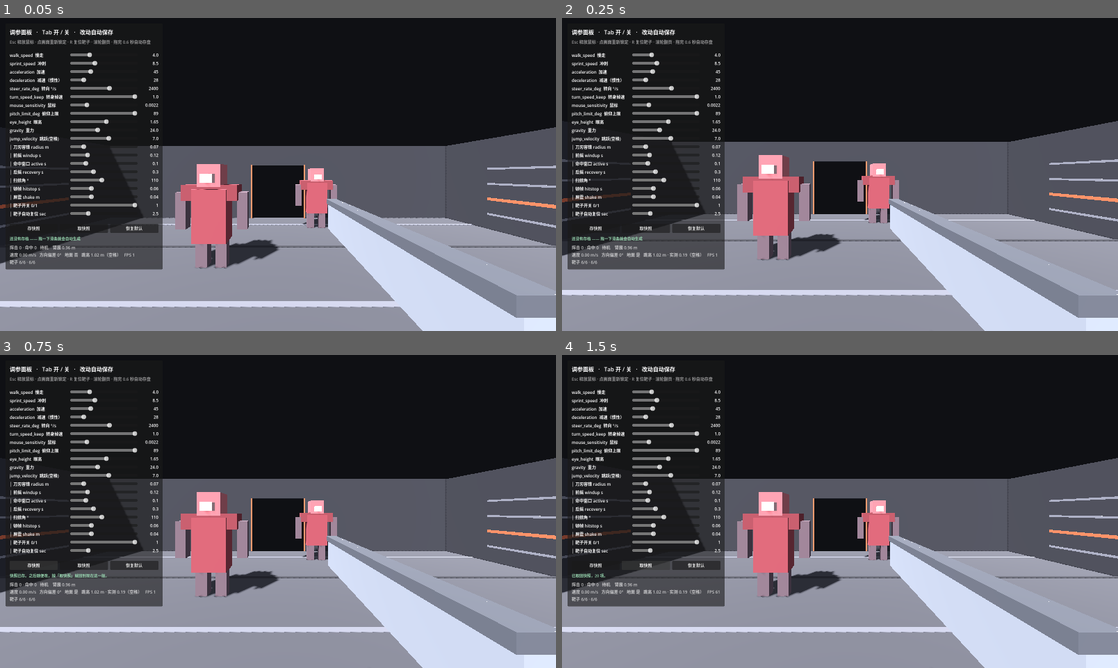
Above: before the commit, frames 1-4 (two rows, left to right).
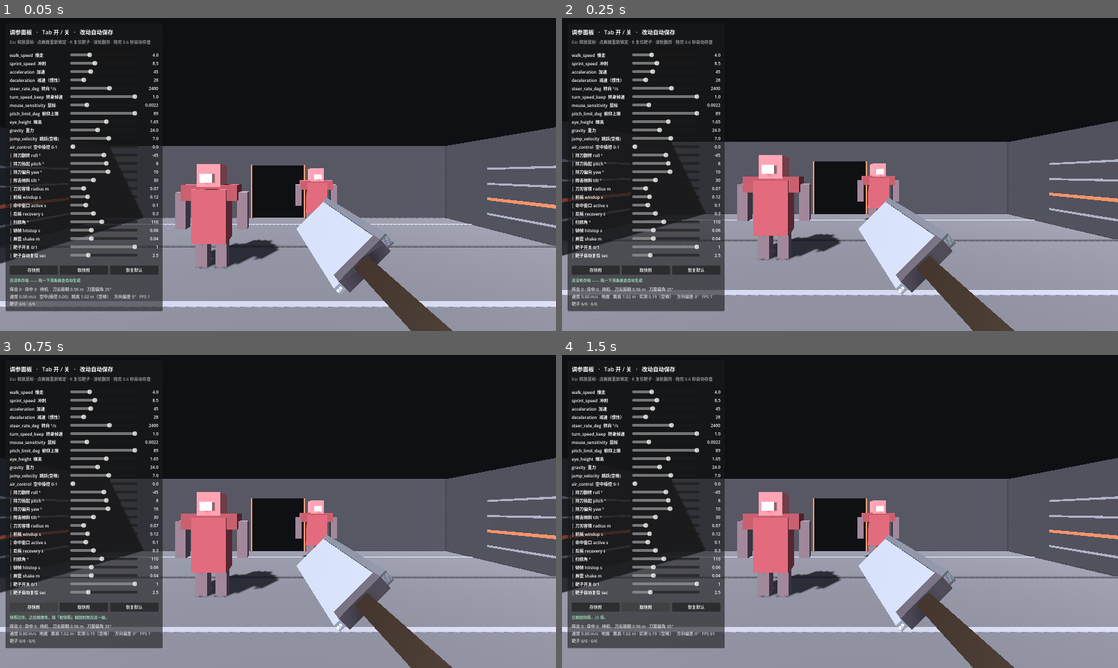
Above: after the commit, the same moments.

Repository: xMagElonx/pigman
Game: Godot game, scene res://scenes/main.tscn
Two runs of this game, one before a commit and one after it. Both use one fixed random seed, a clock stepped at 60 frames per second and the inputs below.
Inputs:
- Up to frame 1 (0.05 s): no input
- Up to frame 2 (0.25 s): no input
- Up to frame 3 (0.75 s): click "存快照" at 0.5 s
- Up to frame 4 (1.5 s): click "取快照" at 1.25 s

The runs differ from the first frame. In frame 1, 14% of the frame differs, in the area x 1-100%, y 40-100%; in frame 2, 14%; in frame 3, 14%; in frame 4, 14%.

Commit message:
屠刀重建 + 挥击加下压分量与肩轴 + 空中惯性
三条实机反馈，逐条定位根因：

1) 武器不像屠刀
   - 主因：长高比 4.8:1（0.80×0.165）→ 改成 1.82:1（0.40×0.22×0.032）
   - 次因：手腕只在眼前 0.12 m，刀像从脸上长出来 → 手腕前移到眼前约 0.42 m
   - 配套：新增持刀姿态 hold_roll/pitch/yaw（默认 -45/8/10°）。
     前两项会让刀面偏角从 40.3° 恶化到 61.8°，roll 把它拉回 34.5°。

2) 挥砍只有左右砍、动作怪
   - 根因 A：_swing_angle() 只有 yaw，刀永远在一个水平面里扫。
     → 新增 swing_tilt_deg（默认 30），pitch 与 yaw 共用同一归一化进度。
   - 根因 B：旋转中心挂在手腕上 → 刀绕手腕原地翻。
     → 节点拆成 Swing(肩膀)/Pivot(手腕) 两级；旋转施加在肩膀。
   实测：有效窗口刀尖 1.887 → 0.950 m，落差 0.937 m。

3) 空中还能自由移动（喷气背包）
   - 根因：地面与空中用同一套操控规则。
   - 新增 air_control（默认 0.0），同时缩放空中加速与转向；
     空中无摩擦、不掉速（刻意，避免松手急刹车成镜像版喷气背包）。

新增读数：刀尖距眼 / 刀面偏角 / 地面-空中状态。
新增滑条：hold_roll_deg, hold_pitch_deg, hold_yaw_deg, swing_tilt_deg, air_control（共 25 根）。

验证：自检 10 项全过（比例 1.82 / 刀面 34.5° / 落差 0.937m /
air_control=0 转向 0.00° 且速度 4.533→4.533 / 对照组转向 90° /
一次挥击命中 +1）；headless 600 帧零错误；自检脚本与脚手架已清理。

Diff:
--- a/scripts/main.gd
+++ b/scripts/main.gd
@@ -57,31 +57,38 @@
 ## ⚠️ M3 的真敌人要设为 0 —— 敌人不该复活。
 @export var dummy_auto_respawn := 2.5
 
-# ── 刀的身材。只在这里写一次，模型和碰撞箱都从它来。──────────────
+# ── 屠刀的身材。只在这里写一次，模型和碰撞箱都从它来。──────────────
 # 改这里 = 同时改模型和命中范围，永远不会出现「看着更长、判定更短」。
 #
-# ── 2026-10-14 晚：换成屠刀（cleaver）原型 ───────────────────────
-# 从「细长的直刀」（0.085 厚 × 0.028 宽 × 1.15 长）改成「短、宽、厚背的屠刀」。
-# 三处形状差异，每一处都有理由：
+# ⚠️ 2026-10-14 的第二版换型。第一版没做成屠刀，原因很具体：
 #
-#   ① **刀身平面竖起来了** —— 现在是 x=刀厚（左右 4 cm）/ y=刀宽（上下 16.5 cm）。
-#      之前刀是「平躺」的，你从上往下只看得到一条细线。
-#      竖起来之后，刀宽的那一面正对着你的眼睛 ——
-#      你才**看得见「刃在哪一边」**。而「刃在哪一边」是四向攻击的前提：
-#      如果连哪边是刃都看不出来，四向就只是四个不同的动画。
+#   ① **刀太长**（0.80 m × 0.165 m，长高比 4.8:1）。那不是屠刀的比例，
+#      是一把砍刀的。真实屠刀的长高比在 1.8:1 上下 —— 短而高。
+#      → 现在 0.40 × 0.22 = 1.8:1。
 #
-#   ② 多了**背脊**和**刃口**两条（在 _build_weapon 里）。
-#      真实屠刀是**单边开刃**：一边厚、一边薄。这意味着这把刀**自己带一个方向**，
-#      不需要额外做 UI 去指示方向 —— 刀的形状本身就是指示器。
+#   ② **刀面朝向错了**（这一条才是主因，跟尺寸无关）。
+#      刀刃朝正下方时，刀面是**侧对**镜头的 —— 你从上往下看刀背，
+#      眼睛里剩下的是厚度那 3 厘米。所以刀做得再宽，看到的都是一根细铁条。
+#      → 修法不在模型里，在**持刀姿态**里：把刀绕自身长轴转过来
+#        （weapon.gd 的 `hold_roll_deg`，默认 -45°）。
+#        这意味着「武器看起来不像屠刀」这个问题，
+#        真正的开关不在 main.gd 而在 weapon.gd —— 这一行注释就是路标。
 #
-#   ③ **变短了**（1.15 → 0.80）。这一条是唯一会改变玩法的：
-#      臂展从 1.31 m 缩到约 0.96 m（按你存档里的 blade_radius 算是 1.01 m）。
-#      你必须**贴得更近**才能砍到。这是刻意的 —— 屠刀是重工具，不是长剑。
-#      ⚠️ 嫌短就把下面的 0.80 调大，模型和碰撞箱会一起变（它们共用这一份数据）。
-const BLADE_SIZE := Vector3(0.040, 0.165, 0.80)
+#   ③ **手长在脸上**。手腕原来只在眼前 0.12 m 处，等于刀是从脸上长出来的。
+#      → 现在手腕在眼前约 0.42 m（SHOULDER_OFFSET + WRIST_OFFSET），
+#        刀身作为「一条伸出去的手臂的延长」出现。
+const BLADE_SIZE := Vector3(0.032, 0.22, 0.40)
 ## 刀身中点相对手腕（Pivot）的 z 偏移。负数 = 朝前。
-## 算法：刀根固定在腕前 0.085，所以中点 = -(0.085 + 刀长/2)。
-const BLADE_CENTER_Z := -0.485
+## 算法：刀根固定在腕前 0.11，所以中点 = -(0.11 + 刀长/2)。
+const BLADE_CENTER_Z := -0.31
+## 刀根（护手位置）相对手腕的 z 偏移。
+const BLADE_ROOT_Z := -0.11
+## 「肩膀」相对摄像机（Head）的偏移。
+## 第一人称看不见身体，所以它只是一个**不可见的旋转中心** ——
+## 但挥砍必须绕它转，理由见 _build_weapon() 里那段注释。
+const SHOULDER_OFFSET := Vector3(0.17, -0.38, 0.02)
+## 「手腕」相对肩膀的偏移。手臂长度 = 它的模长 ≈ 0.46 m。
+const WRIST_OFFSET := Vector3(0.10, 0.10, -0.44)
 
 var _player: PlayerController
 var _weapon: MeleeWeapon
@@ -147,19 +154,49 @@
 	# 「方向偏差」是 2026-10-13 加的：速度方向和朝向差多少度。
 	# 0° = 身体听话；转身时会瞬间飚到 90°~180° 再回落 ——
 	# 那个「莫名其妙的左右位移」第一次变成可读的数字。
+	# 「刀面偏角」是 2026-10-14 晚加的读数。
+	# 它回答的是一个肉眼问题：**这片刀面到底看不看得见。**
+	#   0°  = 刀面正对镜头，屠刀有多宽一目了然
+	#   90° = 刀面侧对镜头，眼睛里只剩刀背那 3 厘米（= 改之前的样子）
+	# 拖「持刀翻转 roll」时盯这一格 —— 它就是把「看起来不像屠刀」变成数字的地方。
 	_tuner.set_readout(
-		"%s    臂展 %.2f m\n速度 %.2f m/s   方向偏差 %.0f°   地面 %s   %s   FPS %d\n靶子 %s"
+		"%s    刀尖距眼 %.2f m   刀面偏角 %.0f°\n速度 %.2f m/s   %s   %s   方向偏差 %.0f°   FPS %d\n靶子 %s"
 		% [
 			weapon_txt,
-			_weapon.reach() if _weapon != null else 0.0,
+			_tip_distance(),
+			_face_angle(),
 			_player.horizontal_speed(),
+			"地面" if _player.is_on_floor() else "空中(操控 %.2f)" % _player.air_control,
+			_jump_text(),
 			_player.steer_offset_deg(),
-			"是" if _player.is_on_floor() else "否",
-			_jump_text(),
 			Engine.get_frames_per_second(),
 			_dummy_hp_text(),
 		]
 	)
+
+
+## 刀尖到眼睛的距离（米）。
+## 为什么不用武器自己报的 reach()：那是**从手腕**量的。
+## 手腕自己也在被挥砍带着绕肩膀转 —— 从手腕量会少算一截，
+## 而玩家感知到的距离是「刀尖离我的眼睛多远」。
+func _tip_distance() -> float:
+	var cam := _camera()
+	if _weapon == null or cam == null:
+		return 0.0
+	return cam.global_position.distance_to(_weapon.tip_global_position())
+
+
+func _face_angle() -> float:
+	var cam := _camera()
+	if _weapon == null or cam == null:
+		return 0.0
+	return _weapon.blade_face_angle_to_deg(cam.global_position)
+
+
+func _camera() -> Camera3D:
+	if _player == null:
+		return null
+	return _player.get_node_or_null("Head/Camera3D") as Camera3D
 
 
 ## 跳跃那一格读数。
@@ -259,33 +296,54 @@
 	_weapon = MeleeWeapon.new()
 	_weapon.name = "Weapon"
 
-	# Pivot 就是「手腕」：绕它转 y 轴 = 横斩。
-	# 位置放在画面右下角，是因为第一人称里刀身从正中横过去会挡住你看敌人。
+	# ── 两级节点。它们的分工必须分清楚（2026-10-14 晚改）──────────
 	#
-	# ⚠️ 注意这个 -0.22 的 y 偏移：它意味着**刀的基准高度约 1.43 m**
-	#    （眼高 1.65 − 0.22）。靶子全高 2.00 m，所以站着挥刀落在靶身上。
-	#    但跳起 1.02 m 之后刀会升到约 2.45 m —— **高出靶子头顶**。
-	#    这是跳跃一打开就立刻出现的第一个真实冲突，见 player_controller.gd。
+	#   Swing（肩膀）＝ **挥砍的旋转施加在这里**。位置固定，只转。
+	#   Pivot（手腕）＝ 位置固定，只负责**静止持刀姿态**（刀面朝哪）。
+	#
+	# 为什么必须拆成两级 —— 改之前旋转是直接加在手腕上的：
+	#   那样刀是**绕着手腕原地翻**，手腕自己一动不动。
+	#   真实的挥砍是整条手臂绕肩膀转，手腕自己也在走一条弧线。
+	#   这个差别肉眼读出来就是：
+	#     绕手腕转 → 「刀被钉在脸上转了一下」
+	#     绕肩膀转 → 「抡出去了」
+	#   攻击动作「很怪」，一半的原因在这个旋转中心上，不在角度上。
+	#
+	# ⚠️ 第一人称看不见身体，肩膀是一个**不可见的点**。但它的位置必须给对
+	#    （SHOULDER_OFFSET 在脑袋右侧偏下），否则整条手臂的圆心会跑到错误的地方。
+	var shoulder := Node3D.new()
+	shoulder.name = "Swing"
+	shoulder.position = SHOULDER_OFFSET
+	_weapon.add_child(shoulder)
+
 	var pivot := Node3D.new()
 	pivot.name = "Pivot"
-	pivot.position = Vector3(0.30, -0.22, -0.12)
-	_weapon.add_child(pivot)
-
-	# 柄：屠刀是工具，柄粗、长（能双手攥）。颜色偏木/胶的暗调。
-	pivot.add_child(_mesh_box("Handle", Vector3(0.048, 0.052, 0.30), Vector3(0.0, 0.0, 0.10), Color(0.14, 0.13, 0.15)))
+	pivot.position = WRIST_OFFSET
+	# 姿态由 weapon.gd 的 hold_* 三个参数驱动（可在面板上调）。
+	shoulder.add_child(pivot)
+
+	# 柄：屠刀是工具，柄粗、短（一手攥死）。颜色偏木/胶的暗调。
+	pivot.add_child(_mesh_box("Handle", Vector3(0.042, 0.052, 0.26), Vector3(0.0, 0.0, 0.02), Color(0.20, 0.16, 0.13)))
+	# 柄尾配重块。屠刀有这个 —— 它让「柄到哪算到头」一眼可辨。
+	pivot.add_child(_mesh_box("Butt", Vector3(0.050, 0.060, 0.022), Vector3(0.0, 0.0, 0.165), Color(0.30, 0.29, 0.32)))
 	# 挡片：屠刀没有十字护手，只有一块挡住手的小铁片。
-	pivot.add_child(_mesh_box("Collar", Vector3(0.062, 0.10, 0.035), Vector3(0.0, 0.0, -0.052), Color(0.34, 0.32, 0.35)))
+	pivot.add_child(_mesh_box("Collar", Vector3(0.056, 0.17, 0.028), Vector3(0.0, 0.0, -0.118), Color(0.34, 0.32, 0.35)))
 
 	# 刀身：尺寸来自常量 —— 和下面的命中形状是同一份数据。
-	pivot.add_child(_mesh_box("Blade", BLADE_SIZE, Vector3(0.0, 0.0, BLADE_CENTER_Z), Color(0.72, 0.74, 0.78)))
+	# 颜色刻意压暗一点：亮的是刃口那一线，刀面太亮会把刃口吃掉。
+	pivot.add_child(_mesh_box("Blade", BLADE_SIZE, Vector3(0.0, 0.0, BLADE_CENTER_Z), Color(0.58, 0.60, 0.64)))
 
 	# 屠刀的两个特征部位。它们**不参与命中判定**（判定是沿刀身的一条胶囊），
 	# 存在的唯一理由是让你一眼看出**刃在哪一边**：
-	#   上缘那根更厚的 = 背脊（刀背）    下缘那根更薄的 = 刃口
-	pivot.add_child(_mesh_box("Spine", Vector3(0.056, 0.026, BLADE_SIZE.z),
-		Vector3(0.0, BLADE_SIZE.y * 0.5 - 0.013, BLADE_CENTER_Z), Color(0.46, 0.47, 0.50)))
-	pivot.add_child(_mesh_box("Edge", Vector3(0.014, 0.016, BLADE_SIZE.z),
-		Vector3(0.0, -BLADE_SIZE.y * 0.5 + 0.008, BLADE_CENTER_Z), Color(0.95, 0.96, 0.99)))
+	#   上缘那根更厚的 = 背脊（刀背）    下缘那根更亮的 = 刃口
+	#
+	# ⚠️ 它们现在能被看见了 —— 但让它们被看见的不是这两行，
+	#    是 weapon.gd 里的 hold_roll_deg。刀面侧对镜头时，
+	#    这两根线和刀身处在同一个平面上，等于白做。
+	pivot.add_child(_mesh_box("Spine", Vector3(0.046, 0.026, BLADE_SIZE.z),
+		Vector3(0.0, BLADE_SIZE.y * 0.5 - 0.013, BLADE_CENTER_Z), Color(0.40, 0.41, 0.44)))
+	pivot.add_child(_mesh_box("Edge", Vector3(0.012, 0.018, BLADE_SIZE.z),
+		Vector3(0.0, -BLADE_SIZE.y * 0.5 + 0.009, BLADE_CENTER_Z), Color(0.95, 0.96, 0.99)))
 
 	# 刀身中点。扫掠检测以它为参照 —— 它比刀尖更代表「刀在哪」。
 	var mid := Marker3D.new()
@@ -356,10 +414,15 @@
 		{"label": "eye_height  眼高", "target": _player, "prop": "eye_height", "min": 1.0, "max": 2.2, "step": 0.01},
 		{"label": "gravity  重力", "target": _player, "prop": "gravity", "min": 0.0, "max": 60.0, "step": 0.5},
 		{"label": "jump_velocity  跳跃(空格)", "target": _player, "prop": "jump_velocity", "min": 0.0, "max": 12.0, "step": 0.1},
+		{"label": "air_control  空中操控 0-1", "target": _player, "prop": "air_control", "min": 0.0, "max": 1.0, "step": 0.05},
 	]
 
 	if _weapon != null:
 		entries.append_array([
+			{"label": "│ 持刀翻转 roll °", "target": _weapon, "prop": "hold_roll_deg", "min": -90.0, "max": 0.0, "step": 5.0},
+			{"label": "│ 持刀抬起 pitch °", "target": _weapon, "prop": "hold_pitch_deg", "min": -30.0, "max": 40.0, "step": 2.0},
+			{"label": "│ 持刀偏向 yaw °", "target": _weapon, "prop": "hold_yaw_deg", "min": -30.0, "max": 40.0, "step": 2.0},
+			{"label": "│ 挥击倾斜 tilt °", "target": _weapon, "prop": "swing_tilt_deg", "min": 0.0, "max": 90.0, "step": 5.0},
 			{"label": "│ 刀刃容错 radius m", "target": _weapon, "prop": "blade_radius", "min": 0.02, "max": 0.30, "step": 0.005},
 			{"label": "│ 前摇 windup s", "target": _weapon, "prop": "windup", "min": 0.0, "max": 0.5, "step": 0.01},
 			{"label": "│ 命中窗口 active s", "target": _weapon, "prop": "active", "min": 0.02, "max": 0.40, "step": 0.01},
--- a/scripts/player_controller.gd
+++ b/scripts/player_controller.gd
@@ -104,6 +104,39 @@
 ##    而屏幕上从来没有写过「按什么键跳」—— 于是拖了滑条也看不出反应。
 ##    现在它是一个独立动作 jump（空格），并且写进了屏幕提示和面板标签。
 @export var jump_velocity := 7.0
+
+@export_group("空中")
+## 空中的操控权。**0 = 纯弹道，1 = 和地面一样灵活。默认 0。**
+##
+## ── 为什么需要这个参数（2026-10-14 晚，由用户实测提出）──────────
+## 改之前的写法对地面和空中**一视同仁** —— 于是跳起来之后，
+## 你还能像站在地上一样自由地左右前后改向。那不是跳跃，
+## 那是**喷气背包**：它把「跳」这个动作的后果抹掉了，
+## 起跳时的方向、速度、时机全部不再重要。
+##
+## ── 它同时作用于三件事（因为它们本来就是同一件事）─────────────
+##   ① 空中加速      —— 按键能改多少速度
+##   ② 空中转向      —— 按键能改多少方向
+##   ③ （没有第三件：**空中不减速**）
+##
+## ── 关于「空中不减速」这条要说清楚 ────────────────────────────
+## 空中没有摩擦。所以松开按键时，水平速度**原样保留**，
+## 不是逐渐衰减到零。这一条不是物理洁癖，是因为：
+##   如果空中会掉速，你一松手就在空中急刹车 ——
+##   那正是你要去掉的「喷气背包」的镜像版本，一样假。
+##
+## ── 它和跳跃的分工 ───────────────────────────────────────────
+##   jump_velocity 决定「跳多高」      air_control 决定「跳出去之后还听不听话」
+## 前者是空间，后者是操控权。**两个都要调，跳跃才是一次「有后果的动作」。**
+##
+## ── 这也是后期那些位移技能/道具的插口 ───────────────────────
+##   二段跳、冲刺、喷气、滑翔 —— 它们全都是「在特定条件下把 air_control 临时拉高」。
+##   所以现在把它做成一个参数而不是写死 0，是有意的：
+##   将来加技能时，改的是**这个数**，不用重写移动逻辑。
+##
+## 参照：黑魂那一类游戏里跳跃是近乎 0 的空中操控（你被锁在弹道上）；
+##       而 Quake 那一类的空气操控是核心玩法。**两种都对，看你要哪个游戏。**
+@export var air_control := 0.0
 
 var _head: Node3D
 var _camera: Camera3D
@@ -160,12 +193,23 @@
 	var speed: float = sprint_speed if Input.is_action_pressed("sprint") else walk_speed
 	var horizontal := Vector3(velocity.x, 0.0, velocity.z)
 
-	if has_input:
+	# ── 空中 / 地面的操控权不同（2026-10-14 晚）──────────────────────
+	# control 是**倍率**，同时作用在「加速」和「转向」上 ——
+	# 因为它们本来就是同一件事：你在空中还剩下多少操控权。
+	#   地面上 control 恒为 1。
+	#   空中   control = air_control（默认 0，也就是纯弹道）。
+	var on_floor := is_on_floor()
+	var control := 1.0 if on_floor else air_control
+	# 纯弹道：空中且操控权为 0 → 水平速度原封不动。
+	# 起跳那一刻的速度被完整保留，直到落地 —— 期间按什么键都不影响。
+	var ballistic := not on_floor and control <= 0.0001
+
+	if not ballistic and has_input:
 		# 方向与大小分开算，这样「起步快」和「转身慢」就不打架。
 		var wanted_dir := wish.normalized()
 		# 已经在动时，朝向取「当前速度方向」；从静止起步时才直接用输入方向。
 		var dir := horizontal.normalized() if horizontal.length() > 0.05 else wanted_dir
-		var max_turn := deg_to_rad(steer_rate_deg) * delta
+		var max_turn := deg_to_rad(steer_rate_deg) * control * delta
 		var angle := dir.signed_angle_to(wanted_dir, Vector3.UP)
 		dir = dir.rotated(Vector3.UP, clampf(angle, -max_turn, max_turn))
 
@@ -179,11 +223,14 @@
 		if turn_speed_keep < 0.999:
 			var turn_ratio := clampf(absf(angle) / (PI * 0.5), 0.0, 1.0)
 			target_speed = lerpf(speed, speed * turn_speed_keep, turn_ratio)
-		var cur := move_toward(horizontal.length(), target_speed, acceleration * delta)
+		var cur := move_toward(horizontal.length(), target_speed, acceleration * control * delta)
 		horizontal = dir * cur
-	else:
-		# 松手：方向不再改变（这是惯性的来源之一），只让速度衰减。
+	elif on_floor:
+		# 地面上松手：摩擦让它停下来。方向不再改变（这是惯性的来源之一）。
 		horizontal = horizontal.move_toward(Vector3.ZERO, deceleration * delta)
+
+	# 空中松手（或纯弹道）：**什么都不做** —— 空中没有摩擦，速度保留。
+	# 这一行空着不是我漏了，是本轮改动的一半。
 
 	velocity.x = horizontal.x
 	velocity.z = horizontal.z
--- a/scripts/weapon.gd
+++ b/scripts/weapon.gd
@@ -42,9 +42,26 @@
 ## 后摇：收刀。这段时间你不能再次挥击 —— 它是「挥空有代价」的唯一来源。
 @export var recovery := 0.30
 
-@export_group("形状")
+@export_group("挥击形状")
 ## 一次挥击扫过的角度。90 以下像戳，150 以上像抡。
 @export var swing_angle_deg := 110.0
+
+## 挥击的**倾斜**（度）。**这一项决定「像不像一次真的挥砍」。**
+##
+##   0  = 纯横扫：刀在**一个水平面里**扫过去 —— 这就是改之前唯一的动作，
+##        也就是你说的「只有左右砍」。
+##   90 = 纯下劈：刀从上往下直落。
+##   30 = 斜劈：从右上往左下 —— **屠刀真实的用法**，也是当前默认。
+##
+## 它为什么比「扫掠角」更值得动：
+##   扫掠角决定「扫多远」，倾斜决定「往哪个平面扫」。
+##   第一人称看不见自己的手，所以「刀在一个水平面上平移」这件事
+##   读起来不像挥砍，更像画面里横着划过一根铁条。
+##   一旦它有了下压分量，你的前庭才认得出那是一次「劈」。
+##
+## ⚠️ 0 和 180 都不动它 —— 那是两个极端，各自只在特定武器上成立。
+##    屠刀是重工具，它只有一种挥法：抡起来砸下去。
+@export var swing_tilt_deg := 30.0
 
 ## 刀刃的**容错半径**（米）。检测形状是沿刀身的胶囊，这就是它的半径。
 ##
@@ -68,6 +85,40 @@
 ## 刀身中点距手腕的距离（米）。同上，由模型注入。
 var blade_center := 0.485
 
+@export_group("持刀姿态")
+## ⭐ **这一组里只有一项必须懂：roll。** 另外两项是微调。
+##
+## ── 为什么刀刃朝下的时候，你反而看不见刀 ──────────────────────
+## 一把刀可以看成一个薄片：长（刀身方向）× 高（刀面）× 厚。
+## 屠刀的「刀面」有 20 多厘米高，但你**从上往下看刀背**的时候，
+## 眼睛里剩下的是**厚度那 3 厘米**。
+## 所以无论刀做得多宽、多重、多像屠刀 ——
+## 只要它刀刃朝正下方、刀尖朝正前方，第一人称看到的永远是一根细铁条。
+##
+## **这不是建模没做好，这是视角问题。** 真人持刀时会把手腕翻过来，
+## 让刀面朝向自己 —— 那个动作就是 roll。
+##
+## 拖到 0    → 刀面完全侧对镜头，你只能看见刀背的厚度（= 改之前的样子）
+## 拖到 -45  → 刀面斜朝镜头（当前默认）。刀有多宽、刃口多亮，全看得见
+## 拖到 -90  → 刀面完全正对镜头，像举着一面镜子
+## 它是「这把刀长什么样」和「这把刀看起来像不像武器」之间的唯一开关。
+@export var hold_roll_deg := -45.0:
+	set(v):
+		hold_roll_deg = v
+		_apply_hold()
+
+## 静止时刀尖抬起（正）/ 下压（负），单位度。微调项。
+@export var hold_pitch_deg := 8.0:
+	set(v):
+		hold_pitch_deg = v
+		_apply_hold()
+
+## 静止时刀尖偏左（正）/ 偏右（负），单位度。微调项。
+@export var hold_yaw_deg := 10.0:
+	set(v):
+		hold_yaw_deg = v
+		_apply_hold()
+
 @export_group("反馈")
 ## 顿帧时长（秒）。命中瞬间世界几乎停住 —— 这是最重要的一味料。
 @export var hitstop := 0.06
@@ -85,6 +136,9 @@
 
 var _phase: Phase = Phase.IDLE
 var _t := 0.0
+## 「肩膀」。挥砍的旋转施加在它上面 —— 它不动位置，只转。
+var _swing: Node3D
+## 「手腕」。位置固定，只负责静止持刀姿态（刀面朝哪个方向）。
 var _pivot: Node3D
 var _blade_mid: Marker3D
 var _shapecast: ShapeCast3D
@@ -97,9 +151,11 @@
 
 
 func _ready() -> void:
-	_pivot = get_node_or_null("Pivot")
-	_blade_mid = get_node_or_null("Pivot/BladeMid") as Marker3D
-	_shapecast = get_node_or_null("Pivot/ShapeCast3D") as ShapeCast3D
+	_swing = get_node_or_null("Swing") as Node3D
+	_pivot = get_node_or_null("Swing/Pivot") as Node3D
+	_blade_mid = get_node_or_null("Swing/Pivot/BladeMid") as Marker3D
+	_shapecast = get_node_or_null("Swing/Pivot/ShapeCast3D") as ShapeCast3D
+	_apply_hold()
 	_rebuild_shape()
 
 	# 刀不能砍到自己：把第一个 CharacterBody3D 祖先排除掉。
@@ -135,8 +191,36 @@
 	return blade_center + blade_length * 0.5
 
 
+## 刀尖在**世界空间**的位置。
+## 读数「刀尖距眼」和自检都用它 —— 之前的「臂展」是从手腕量的，
+## 但手腕自己也会被挥砍带着跑（绕肩膀转），从手腕量会少算一截。
+func tip_global_position() -> Vector3:
+	if _pivot == null:
+		return global_position
+	return _pivot.global_transform * Vector3(0.0, 0.0, -visual_tip())
+
+
+## 刀面法线与「手腕 → 目标」方向的夹角（度）。
+##   0° = 刀面正对镜头，整片刀面都看得见
+##  90° = 刀面完全侧对，眼睛里只剩刀背那几厘米厚度
+##
+## 自检用它把一个肉眼问题变成数字：**这片刀面到底看不看得见。**
+## 「武器看起来不像屠刀」这件事，量出来的根因就是这个角。
+func blade_face_angle_to_deg(target_global: Vector3) -> float:
+	if _pivot == null:
+		return 180.0
+	var n := _pivot.global_transform.basis.x.normalized()
+	var d := (target_global - _pivot.global_position)
+	if d.length() < 0.0001:
+		return 0.0
+	d = d.normalized()
+	# 刀有两个面，取朝向目标的那一个。
+	return rad_to_deg(minf(acos(clampf(n.dot(d), -1.0, 1.0)),
+		acos(clampf(-n.dot(d), -1.0, 1.0))))
+
+
 func _physics_process(delta: float) -> void:
-	if _pivot == null:
+	if _swing == null:
 		return
 
 	if enable and Input.mouse_mode == Input.MOUSE_MODE_CAPTURED \
@@ -183,22 +267,50 @@
 
 
 func _apply_pose() -> void:
-	_pivot.rotation.y = _swing_angle()
-
-
-func _swing_angle() -> float:
+	_swing.rotation = _swing_pose()
+
+
+## 静止持刀姿态。只写一次，挥砍不会动它。
+## 它和挥击是**两个节点**上的两件事 ——
+##   Pivot（手腕）＝ 刀怎么拿      Swing（肩膀）＝ 刀怎么挥
+## 混在一起写，你就会在调姿态时把动作一起改掉。
+func _apply_hold() -> void:
+	if _pivot != null:
+		_pivot.rotation_degrees = Vector3(hold_pitch_deg, hold_yaw_deg, hold_roll_deg)
+
+
+## 挥击的姿态 —— 返回 (pitch, yaw, roll)，作用在肩膀节点上。
+##
+## 用「归一化进度 s ∈ [-1, +1]」统一描述整个动作，三段自动衔接：
+##   s = -1 → 抬到右上（举起）
+##   s =  0 → 正前方（落点）
+##   s = +1 → 压到左下（收势）
+##
+## 两个分量分别跟 s 走：
+##   yaw   = s × 半个扫掠角   → 横向扫过多远
+##   pitch = -s × 倾斜角      → 纵向劈下多少（**这就是「像不像劈砍」的那一项**）
+##
+## 为什么 pitch 要跟着 s 一起走，而不是单独做一段抬手动画：
+##   因为**一次挥砍只有一个动作**。抬手和劈下是同一个弧的两端，
+##   分成两段写，中间一定会在某一帧对不上，看起来就是「抖了一下」。
+func _swing_pose() -> Vector3:
 	var half := deg_to_rad(swing_angle_deg) * 0.5
+	var tilt := deg_to_rad(swing_tilt_deg)
 	match _phase:
 		Phase.WINDUP:
-			var p := clampf(_t / maxf(windup, 0.001), 0.0, 1.0)
-			return lerpf(0.0, -half, _ease_out(p))     # 往右后抬
+			# 抬手：刀尖往右上走。用缓出 —— 起步快、到位慢，像真的在蓄力。
+			var k := _ease_out(clampf(_t / maxf(windup, 0.001), 0.0, 1.0))
+			return Vector3(tilt * k, -half * k, 0.0)
 		Phase.ACTIVE:
-			var p := clampf(_t / maxf(active, 0.001), 0.0, 1.0)
-			return lerpf(-half, half, p)               # 匀速扫过去 —— 匀速才看得出窗口
+			# 挥出：**匀速**扫过。匀速才看得出「有效窗口」在哪 ——
+			# 一旦这里做缓动，命中窗口就变成了一个不可预期的时刻。
+			var s := lerpf(-1.0, 1.0, clampf(_t / maxf(active, 0.001), 0.0, 1.0))
+			return Vector3(-tilt * s, half * s, 0.0)
 		Phase.RECOVERY:
-			var p := clampf(_t / maxf(recovery, 0.001), 0.0, 1.0)
-			return lerpf(half, 0.0, _ease_out(p))      # 收刀
-	return 0.0
+			# 收刀：从落点回到持刀姿态。
+			var k := 1.0 - _ease_out(clampf(_t / maxf(recovery, 0.001), 0.0, 1.0))
+			return Vector3(-tilt * k, half * k, 0.0)
+	return Vector3.ZERO
 
 
 func _ease_out(p: float) -> float:
Not shown, changed: documents/godot-dev-plan-M0-M7.md
